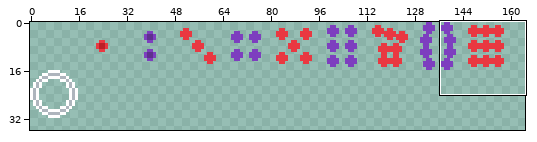
Pixel-art file, stored at assets/interface.ase. Above, an overview of the earlier version with the close-up marked.
Close-up. Earlier state:
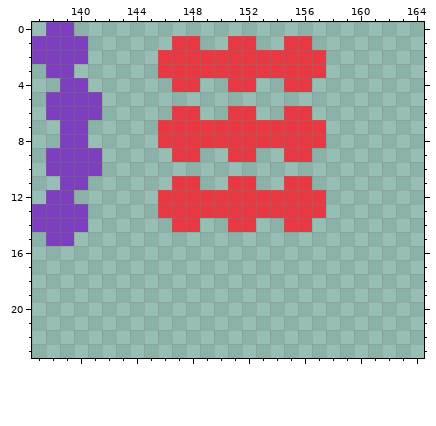
512x512 pixels, 1 frame. Shown: x 137..164, y 0..23. The wide view leaves out empty margins.
New version:
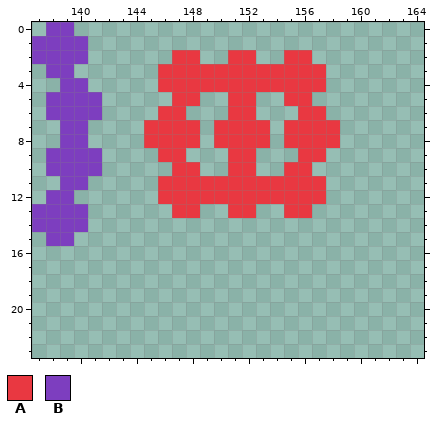
Palette (. is transparent): A #e93841  B #7d3ebf
Changes in this commit:
y 1: x 147..148 AA -> ..; x 151..152 AA -> ..; x 155..156 AA -> ..
y 2: x 146 A -> .; x 149..150 AA -> ..; x 153..154 AA -> ..; x 157 A -> .
y 4: x 146 . -> A; x 149..150 .. -> AA; x 153..154 .. -> AA; x 157 . -> A
y 5: x 147..148 .. -> AA; x 151..152 .. -> AA; x 155..156 .. -> AA
y 6: x 146 . -> A; x 148 A -> .; x 155 A -> .; x 157 . -> A
y 7..8: x 145 . -> A; x 149 A -> .; x 154 A -> .; x 158 . -> A
y 9: x 146 . -> A; x 148 A -> .; x 155 A -> .; x 157 . -> A
y 10: x 147..148 .. -> AA; x 151..152 .. -> AA; x 155..156 .. -> AA
y 11: x 146 . -> A; x 149..150 .. -> AA; x 153..154 .. -> AA; x 157 . -> A
y 13: x 146 A -> .; x 149..150 AA -> ..; x 153..154 AA -> ..; x 157 A -> .
y 14: x 147..148 AA -> ..; x 151..152 AA -> ..; x 155..156 AA -> ..
